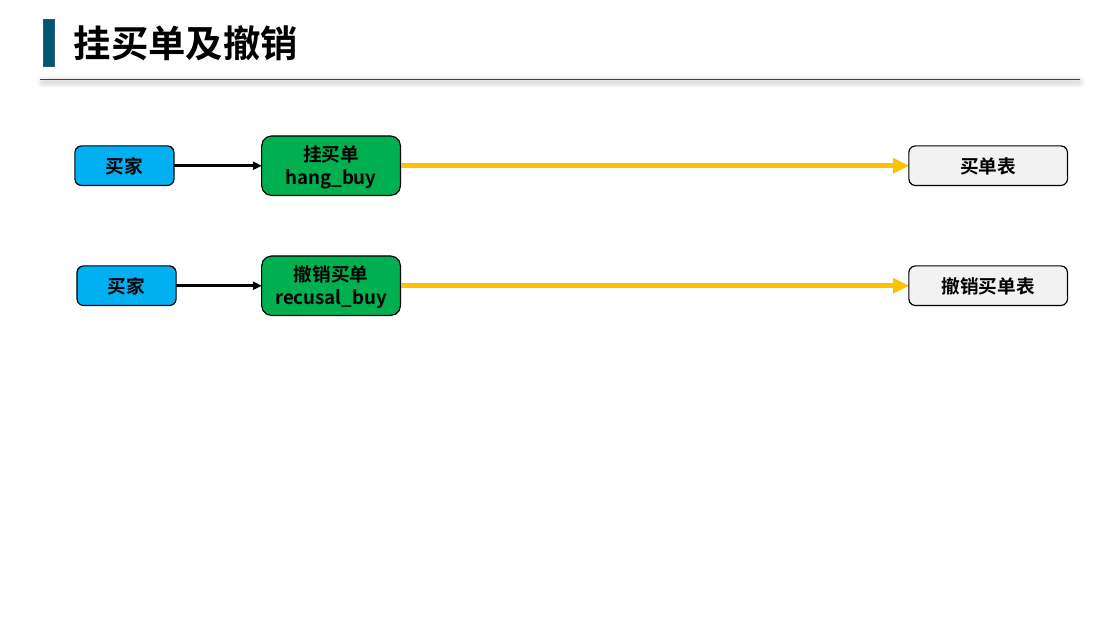
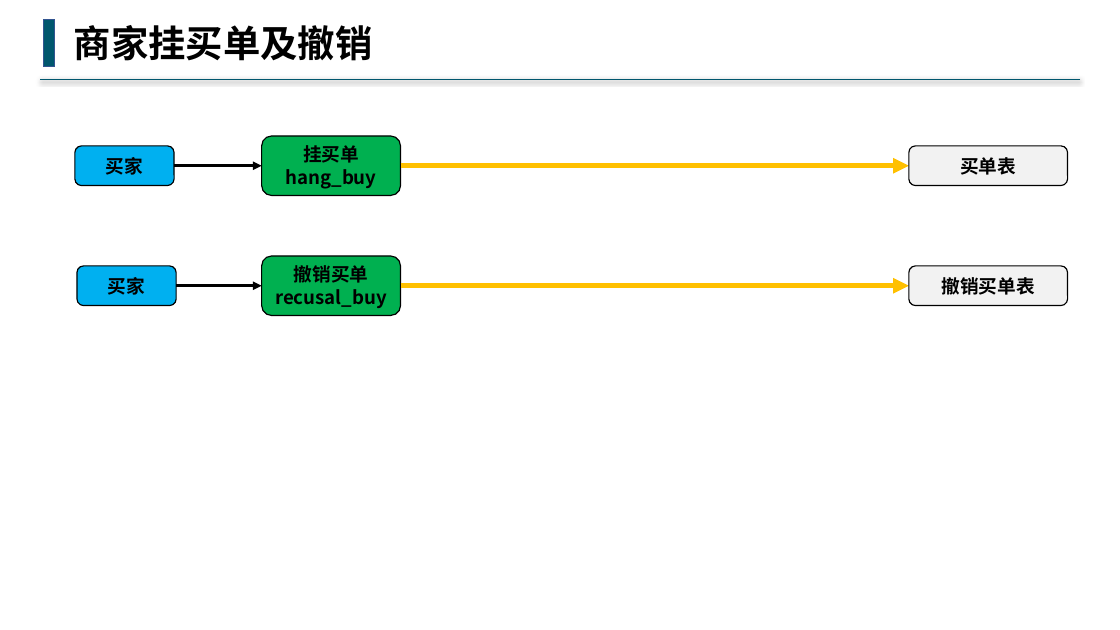
Before and after one commit to buddhachain/buddhaContract, a slide deck: slide 8 of doc/09.场外交易.pptx (slide 7 before the commit). Drawn at 1120x630 pixels with LibreOffice and Linux fonts; fonts in the diff are those of the drawing. Boxes give left, top, right and bottom in pixels: in the first picture for what was removed or moved away, otherwise in the second. Text is boxed around its words. In the diff, an @@ line names an element or a change of style, - is before the commit and + after.

```diff
--- a/doc/09.场外交易.pptx
+++ b/doc/09.场外交易.pptx
@@ text at (x1=74, y1=25, x2=373, y2=61): text changed @@
-挂买单及撤销
+商家挂买单及撤销
```
Also in this commit, not shown: 8 other slides changed.
